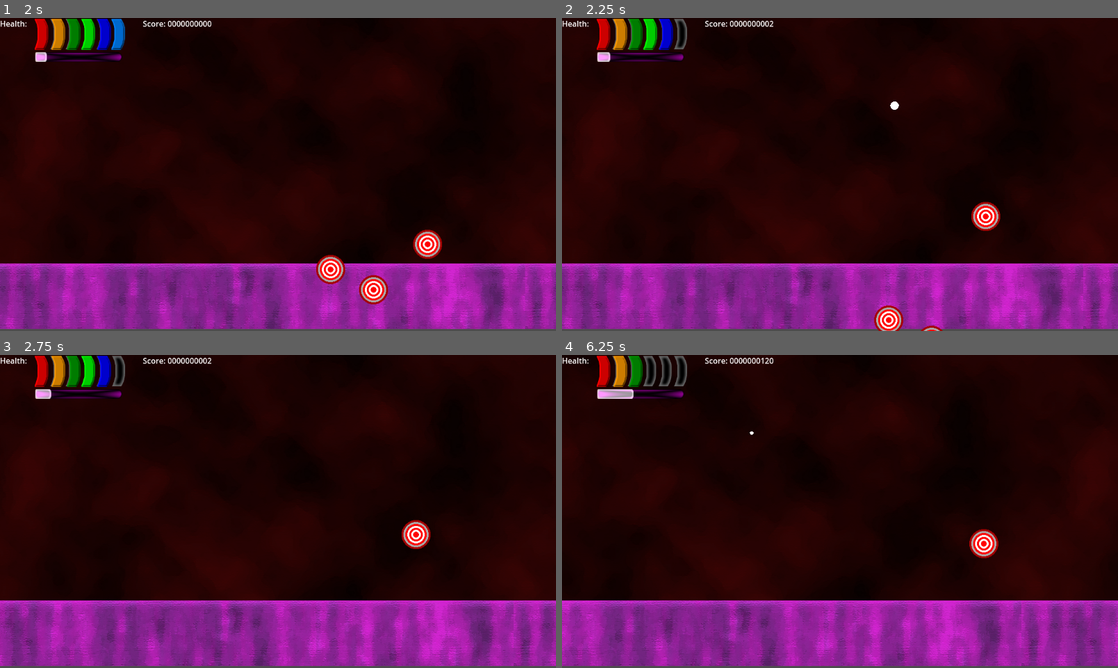
Above: before the commit, frames 1-4 (two rows, left to right).
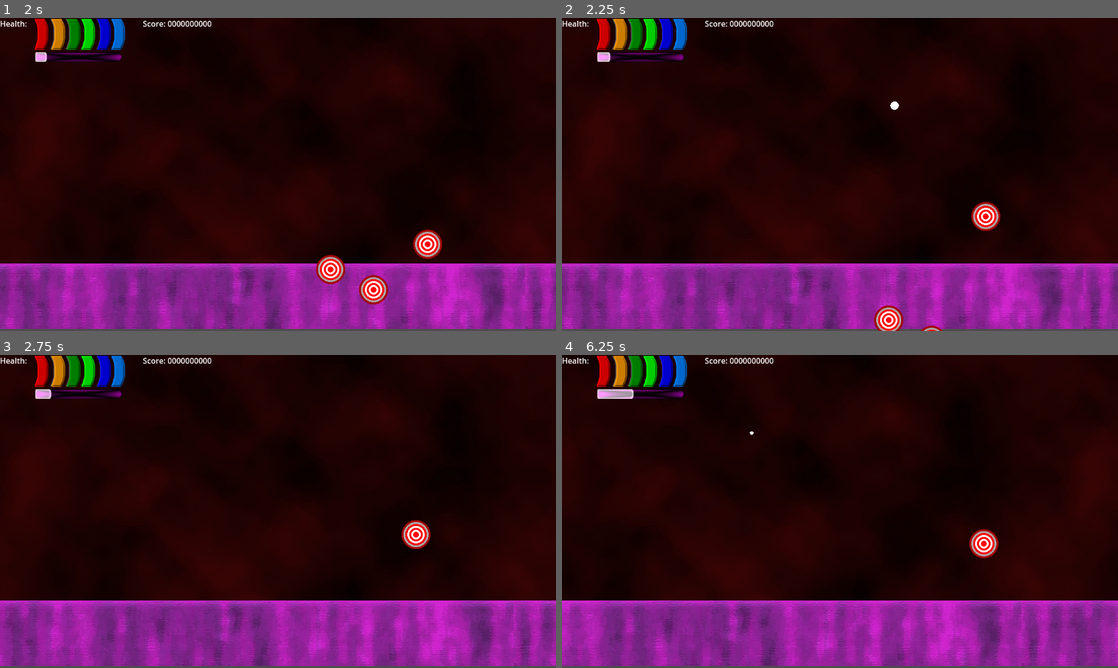
Above: after the commit, the same moments.

Repository: davididev/lightgungame
Game: Godot game, scene res://Scenes/Bonus1.tscn
Two runs of this game, one before a commit and one after it. Both use one fixed random seed, a clock stepped at 60 frames per second and the inputs below.
Inputs (mouse positions are in pixels of both pictures, inside the frame that each line leads up to):
- Up to frame 1 (2 s): move the mouse to (400, 158) at 0.52 s; click (400, 158) at 0.67 s; move the mouse to (166, 190) at 1.27 s; click (166, 190) at 1.42 s
- Up to frame 2 (2.25 s): move the mouse to (895, 105) at 2.02 s; click (895, 105) at 2.17 s
- Up to frame 3 (2.75 s): no input
- Up to frame 4 (6.25 s): move the mouse to (812, 574) at 2.77 s; click (812, 574) at 2.92 s; move the mouse to (1006, 558) at 3.52 s; click (1006, 558) at 3.67 s; move the mouse to (673, 464) at 4.27 s; click (673, 464) at 4.42 s; move the mouse to (867, 511) at 5.02 s; click (867, 511) at 5.17 s; move the mouse to (756, 433) at 5.77 s; click (756, 433) at 5.92 s

Frame 1 is identical in both runs. In frame 2, 0.2% of the frame differs, in the area x 20-38%, y 0-11%; in frame 3, 0.2%; in frame 4, 0.6%, in the area x 14-38%, y 0-11%.

Commit message:
Updated UI again
Removed placeholder settings and made it display actual score, actual health, and actual forcefield bar.  (Though the forcefield is not currently functional)

Diff:
--- a/Prefabs/Enemies/Target/TargetJumping.gd
+++ b/Prefabs/Enemies/Target/TargetJumping.gd
@@ -21,5 +21,10 @@
 	var instance = TargetExplosion.instantiate();
 	instance.global_position = global_position;
 	get_tree().root.get_node("Node2D").add_child(instance);
+	Player.Score += PointsOnShoot;
+	var instance2 : AddScore = preload("res://Prefabs/Preload/AddScore.tscn").instantiate();
+	instance2.set_label(PointsOnShoot);
+	instance2.global_position = global_position;
+	get_tree().root.get_node("Node2D").add_child(instance2);
 	queue_free()
 	#TODO: Add particle system and points
--- a/Prefabs/Player.gd
+++ b/Prefabs/Player.gd
@@ -5,18 +5,50 @@
 static var CurrentX : float = 0.0;
 static var CameraX : float = 0.0;
 @export var BulletPrefab : PackedScene;
+@export var uiRef : PlayerUI;
+const FORCEFIELD_TIME : float = 15.0;
+const FORCEFIELD_NEGATE_TIME : float = 5.0;
+var forcefieldChargeTime : float = 0.0;  #Variable to determine the percentage
+var forcefieldNegateTime : float = -1.0;  #If you mis-use it, it gets frozen
+
+static var Health : int = 6;
+static var Score : int = 0;
+var _last_score : int = -1;
+var _last_health : int = -1;
 
 # Called when the node enters the scene tree for the first time.
 func _ready():
 	GameStarted = true;
+	Health = 6;
 	pass # Replace with function body.
 
+func set_ui_elements(delta):
+	#Set Health if changed
+	if _last_health != Health:
+		uiRef.set_health(Health);
+		_last_health = Health;
+
+	#Set Score if changed
+	if _last_score != Score:
+		uiRef.set_score(Score);
+		_last_score = Score;
+
+	if forcefieldNegateTime >= 0.0:
+		forcefieldChargeTime = 0.0;
+	else:
+		forcefieldChargeTime += delta;
+		if forcefieldChargeTime > FORCEFIELD_TIME:
+			forcefieldChargeTime = FORCEFIELD_TIME;
+		uiRef.set_forcefield_perc(forcefieldChargeTime / FORCEFIELD_TIME);
 
 var  jiggle_shape : bool = true;
 # Called every frame. 'delta' is the elapsed time since the previous frame.
 func _process(delta):
 	if GameStarted == false:
 		pass;
+
+	set_ui_elements(delta);
+
 	var width : float = get_viewport_rect().size.x;
 	CurrentX = global_position.x + width;
 	CameraX = global_position.x;
--- a/Prefabs/Player.tscn
+++ b/Prefabs/Player.tscn
@@ -14,10 +14,11 @@
 [sub_resource type="CanvasItemMaterial" id="CanvasItemMaterial_pxakj"]
 blend_mode = 1
 
-[node name="PlayerCamera" type="Camera2D"]
+[node name="PlayerCamera" type="Camera2D" node_paths=PackedStringArray("uiRef")]
 anchor_mode = 0
 script = ExtResource("1_okwfa")
 BulletPrefab = ExtResource("2_86q4p")
+uiRef = NodePath("CanvasLayer")
 
 [node name="RigidBody2D" type="RigidBody2D" parent="."]
 collision_layer = 2
--- a/Prefabs/PlayerUI.gd
+++ b/Prefabs/PlayerUI.gd
@@ -1,5 +1,5 @@
 extends CanvasLayer
-
+class_name PlayerUI;
 
 var TEMP_PERCANTAGE : float = 0.0;  #for testing the forcefield UI
 
@@ -7,38 +7,38 @@
 func _ready():
 	set_health(6);
 	set_score(0);
-	test_health();
+	#test_health();
 
 #Delete this coroutine later
-func test_health():
-	set_health(6);
-	set_score(0);
-	await get_tree().create_timer(2.0).timeout;
-	set_health(5);
-	set_score(2);
-	await get_tree().create_timer(2.0).timeout;
-	set_health(4);
-	set_score(99);
-	await get_tree().create_timer(2.0).timeout;
-	set_health(3);
-	set_score(120);
-	await get_tree().create_timer(2.0).timeout;
-	set_health(2);
-	set_score(200);
-	await get_tree().create_timer(2.0).timeout;
-	set_health(1);
-	set_score(4333);
-	await get_tree().create_timer(2.0).timeout;
-	set_health(0);
-	set_score(54333);
-	await get_tree().create_timer(2.0).timeout;
+#func test_health():
+	#set_health(6);
+	#set_score(0);
+	#await get_tree().create_timer(2.0).timeout;
+	#set_health(5);
+	#set_score(2);
+	#await get_tree().create_timer(2.0).timeout;
+	#set_health(4);
+	#set_score(99);
+	#await get_tree().create_timer(2.0).timeout;
+	#set_health(3);
+	#set_score(120);
+	#await get_tree().create_timer(2.0).timeout;
+	#set_health(2);
+	#set_score(200);
+	#await get_tree().create_timer(2.0).timeout;
+	#set_health(1);
+	#set_score(4333);
+	#await get_tree().create_timer(2.0).timeout;
+	#set_health(0);
+	#set_score(54333);
+	#await get_tree().create_timer(2.0).timeout;
 
 # Called every frame. 'delta' is the elapsed time since the previous frame.
 func _process(delta):
 	#Delete these later, they will need to be replaced by real game vars
-	TEMP_PERCANTAGE = TEMP_PERCANTAGE + (delta / 15.0);  #takes 15 seconds to recharge
-	TEMP_PERCANTAGE = clampf(TEMP_PERCANTAGE, 0.0, 1.0)
-	set_forcefield_perc(TEMP_PERCANTAGE);
+	#TEMP_PERCANTAGE = TEMP_PERCANTAGE + (delta / 15.0);  #takes 15 seconds to recharge
+	#TEMP_PERCANTAGE = clampf(TEMP_PERCANTAGE, 0.0, 1.0)
+	#set_forcefield_perc(TEMP_PERCANTAGE);
 	pass
 
 func set_health(h : int):
--- /dev/null
+++ b/Prefabs/Preload/AddScore.gd
@@ -0,0 +1,20 @@
+extends Label
+class_name AddScore
+
+@export var lifetime : float = 5.0;
+
+# Called when the node enters the scene tree for the first time.
+func _ready():
+	pass # Replace with function body.
+
+func set_label(amt : int):
+	text = "+%d" % [amt];
+
+# Called every frame. 'delta' is the elapsed time since the previous frame.
+func _process(delta):
+	var pos : Vector2 = position;
+	pos.y -= 64.0 * delta;
+	position = pos;
+	lifetime -= delta;
+	if lifetime <= 0.0:
+		queue_free();
--- /dev/null
+++ b/Prefabs/Preload/AddScore.tscn
@@ -0,0 +1,10 @@
+[gd_scene load_steps=2 format=3 uid="uid://da7perm3dpvn5"]
+
+[ext_resource type="Script" path="res://Prefabs/Preload/AddScore.gd" id="1_mmm6y"]
+
+[node name="AddScore" type="Label"]
+top_level = true
+offset_right = 187.0
+offset_bottom = 56.0
+text = "+1"
+script = ExtResource("1_mmm6y")
